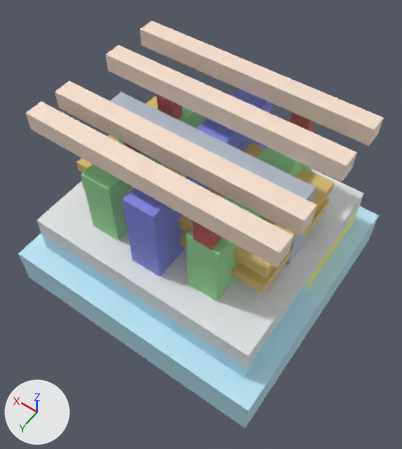
A saved change to the glTF model models/show_fs.glb.
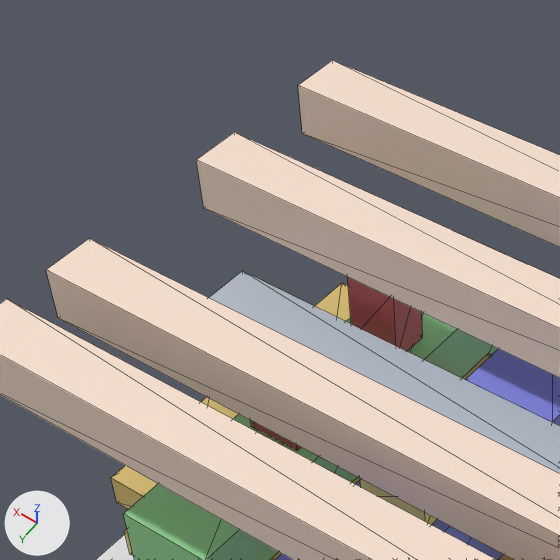
Each version is shown whole from a 50 mm lens placed at (-90.5, 128.5, 194.2), pointed at (-4.5, 8.1, 4.8), then close up on the part from 10% to 57% of the width and 0% to 42% of the height. The lights are fixed; the arrows at lower left show +X, +Y and +Z. The older version's two pictures come first. The close-ups show mesh edges as thin lines.

Objects in the first close-up: 'm0_gnd', 'm0_in', 'm0_out', 'm0_vdd', 'md_out', 'n_ws2', 'p_ws2', 'po', 'vd_out', 'vg', 'wall' and 5 more.
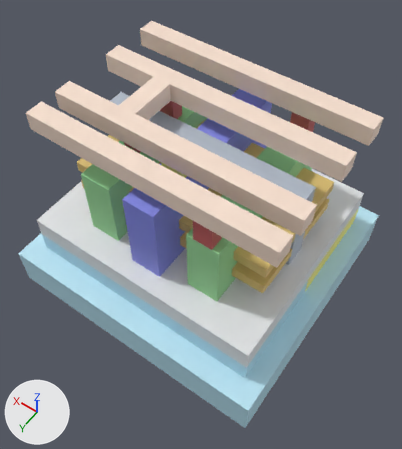
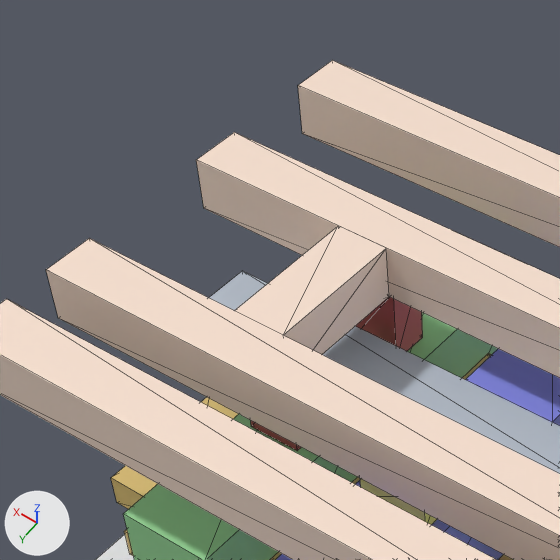
Pixel boxes [x1, y1, x2, y2] of what changed, in the close-ups (560 x 560 px):
'm0_out_jog', added (beige): after [234, 226, 389, 355]

What the commit changed:
Mesh me_m0_out_jog__m0 is new.
It is a box spanning x 21.0..29.0, y -7.0..14.0, z 50.0..58.0.
It uses material mat_metal_0 (beige #f9e2d1).
Object 'm0_out_jog' (ob_m0_out_jog) is new; it shows me_m0_out_jog__m0.
Its location is (0.0, 0.0, 0.0).
